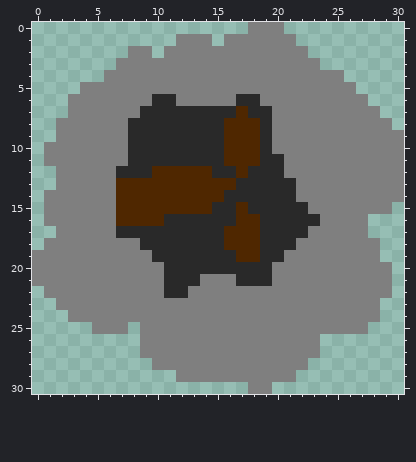
Pixel-art sprite -- Jeu 0 - Demo/Assets/Graphics/Environnement/FeuDeCamp/FeuDeCamp.png. That is the earlier state.
The file is 31x31 pixels.
After the commit:
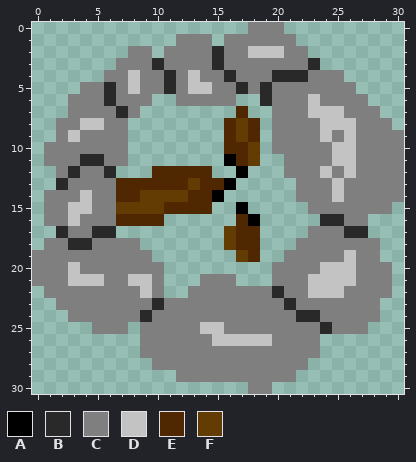
Palette (. is transparent): A #000000  B #292929  C #7f7f7f  D #c3c3c3  E #4f2700  F #623c02
Changes in this commit:
Changed rows in their new state; - is an unchanged pixel.
first column x 2:
 2 -------------B--DDD-------
 3 --------B----B-------B----
 4 ------D--B-D--B---BBB-----
 5 ----B-D--B-DD--B-B--------
 6 ----B---..-----..B---D----
 7 -----B-........-..---DDD--
 8 --DD--........-F-.----DDD-
 9 -D----........-F-.----D-D-
10 ------........--F.-----DD-
11 --BB--........A-F..----DD-
12 -B--B...-----..A...---D-D-
13 B----------F--A.....---D--
14 --D----FFFF--A......---D--
15 -DD--FFFF----..A.....-----
16 -D-------......-A.....BB--
17 B--BB.........F--....---BB
18 -BB----.......F--...------
19 --------.......F-..-----D-
20 -D-------.........----DDD-
21 -DDD--DD-...---...---DDDD-
22 -------D-..-------B--DDD--
23 --------B----------B------
24 -------B------------BB----
25 ------------DD--------B---
26 -------------DDDDD--------
Changed places in both pictures, as pixel boxes (x1, y1, x2, y2):
changed: (56, 46, 368, 346)
